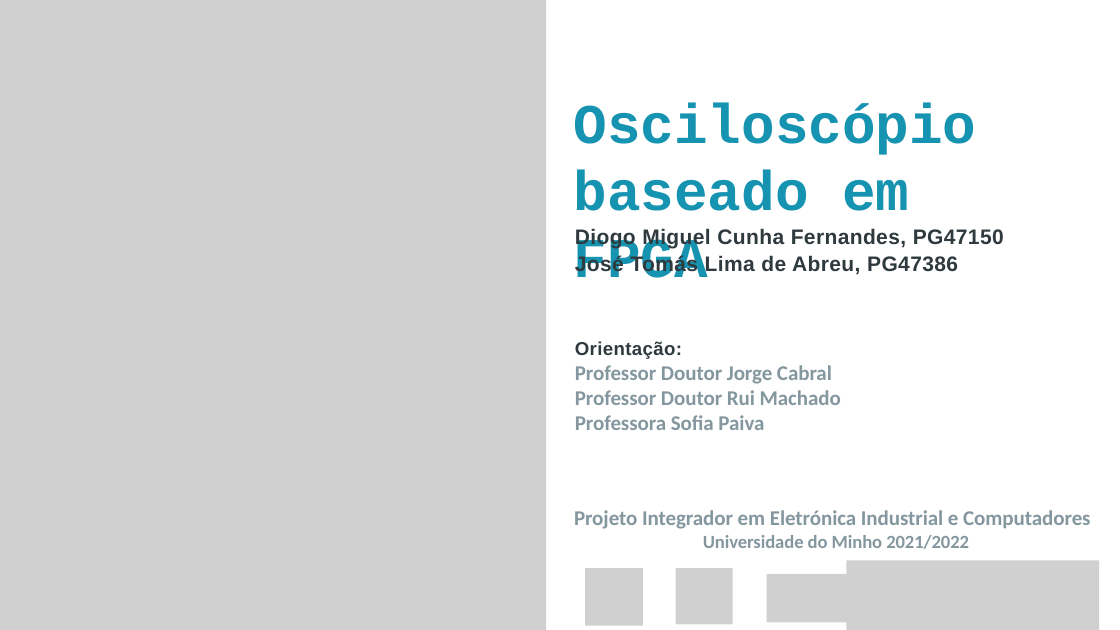
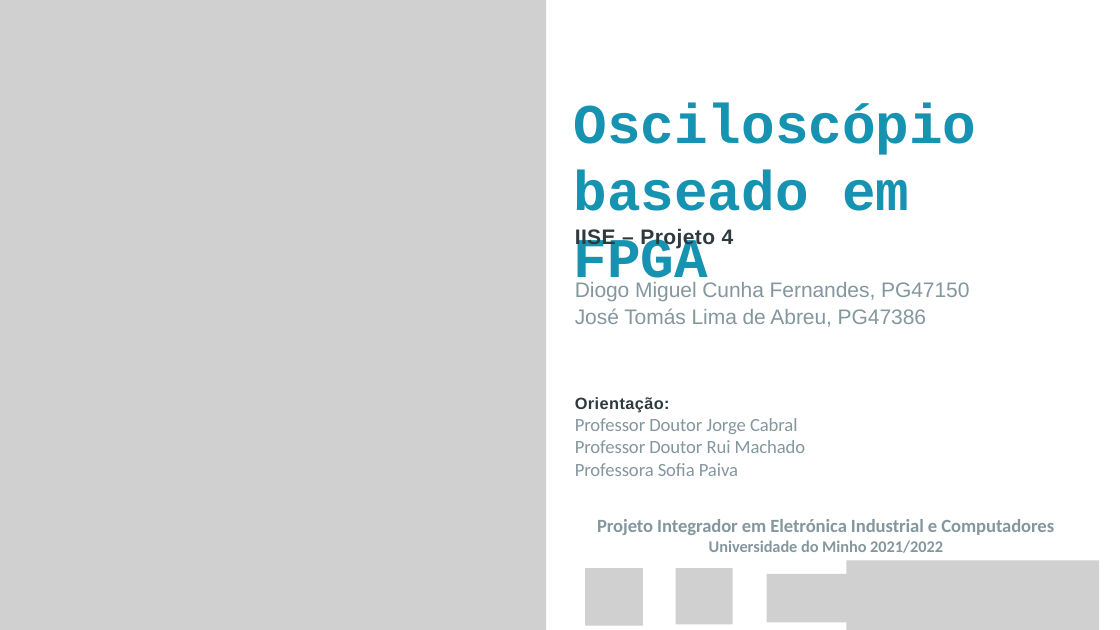
Before and after one commit to ESRGgroup9/oscilloscope_fpga, a slide deck: slide 1 of doc/presentations/first_presentation_20_4.pptx. Drawn at 1120x630 pixels with LibreOffice and Linux fonts; fonts in the diff are those of the drawing; grey boxes stand for pictures. Boxes give left, top, right and bottom in pixels: in the first picture for what was removed or moved away, otherwise in the second. Text is boxed around its words. In the diff, an @@ line names an element or a change of style, - is before the commit and + after.

```diff
--- a/doc/presentations/first_presentation_20_4.pptx
+++ b/doc/presentations/first_presentation_20_4.pptx
@@ text at [575, 228, 734, 249]: paragraph added @@
+IISE – Projeto 4
@@ text at [575, 282, 969, 476]: text colour #2F3A3E to #84979F, letter spacing 0.3 to -0.1 pt in "Diogo Miguel Cunha Fernandes, PG47150", "José Tomás Lima de Abreu, PG47386"; bold off in "Diogo Miguel Cunha Fernandes, PG47150", "José Tomás Lima de Abreu, PG47386", "Professor Doutor Jorge Cabral", "Professor Doutor Rui Machado" and 1 more places; size 16 to 14 pt in "Orientação:"; size 18 to 16 pt in "Professor Doutor Jorge Cabral", "Professor Doutor Rui Machado", "Professora Sofia Paiva"; text colour #84979F to #83969E in "Professor Doutor" @@
@@ text "Projeto Integrador em Eletrónica Industrial ...": place and size @@
-text "Projeto Integrador em Eletrónica Industrial ..." at [574, 510, 1090, 549]
+text "Projeto Integrador em Eletrónica Industrial ..." at [597, 519, 1054, 553]
@@ text "Projeto Integrador em Eletrónica Industrial ..." at [597, 519, 1054, 553]: size 18 to 16 pt in "Projeto Integrador em Eletrónica Industrial e Computadores"; size 16 to 14 pt in "Universidade do Minho 2021/2022"; alignment justified to centre @@
```
Also in this commit, not shown: 14 other slides changed, 1 slide added, 2 other files.
